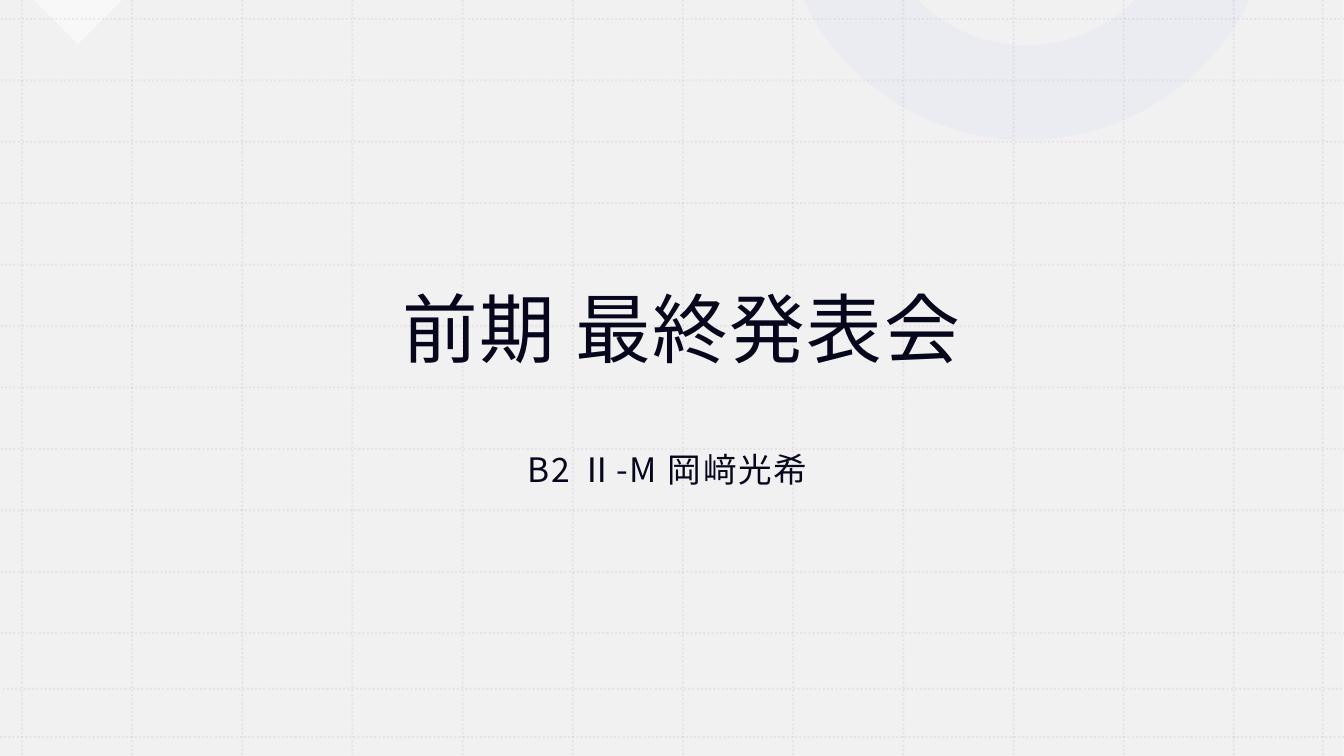
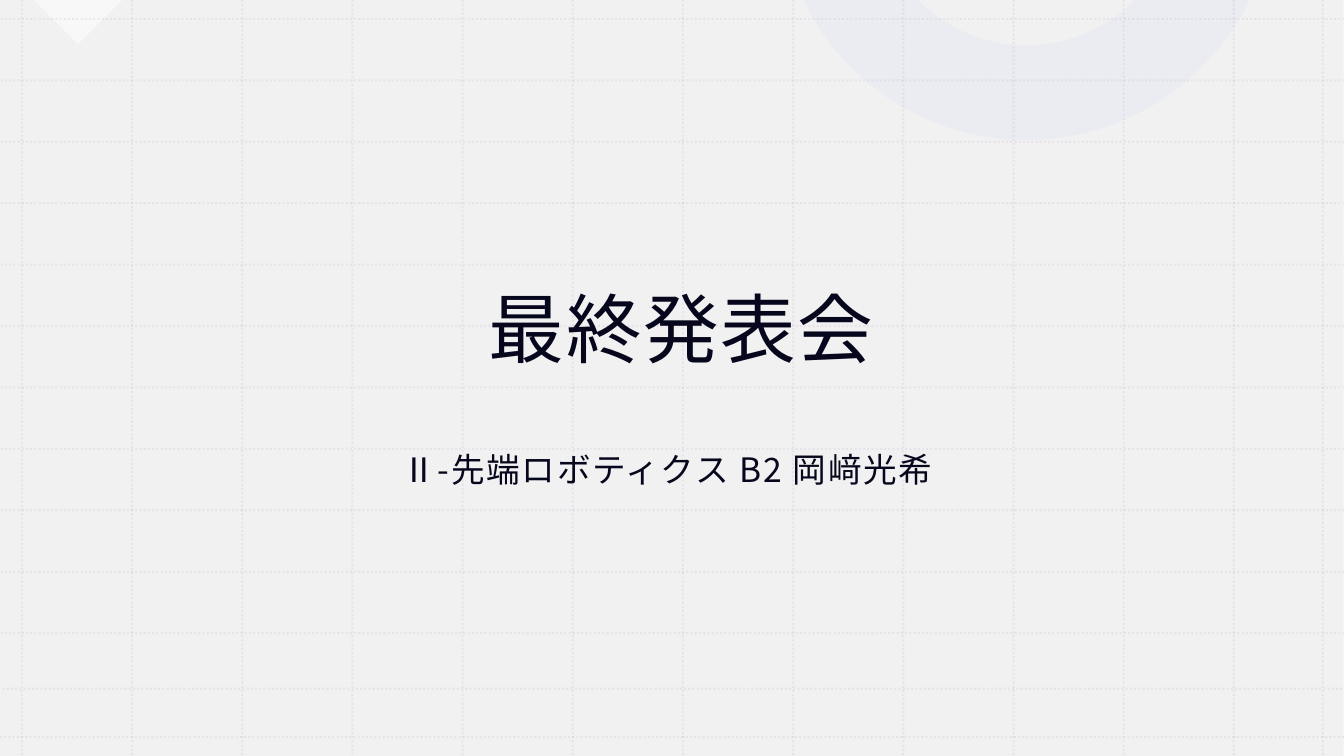
Before and after one commit to koki0517/KOBO_FPGA, a slide deck: slide 1 of 前期最終発表.pptx. Drawn at 1344x756 pixels with LibreOffice and Linux fonts; fonts in the diff are those of the drawing. Boxes give left, top, right and bottom in pixels: in the first picture for what was removed or moved away, otherwise in the second. Text is boxed around its words. In the diff, an @@ line names an element or a change of style, - is before the commit and + after.

```diff
--- a/前期最終発表.pptx
+++ b/前期最終発表.pptx
@@ title at box(489, 293, 873, 364): text changed @@
-前期 最終発表会
+最終発表会
@@ text at box(403, 453, 932, 485): text changed @@
-B2 Ⅱ-M 岡﨑光希
+Ⅱ-先端ロボティクス B2 岡﨑光希
```
Also in this commit, not shown: 6 other slides changed, 3 slides added, 2 slides removed, 11 other files.
